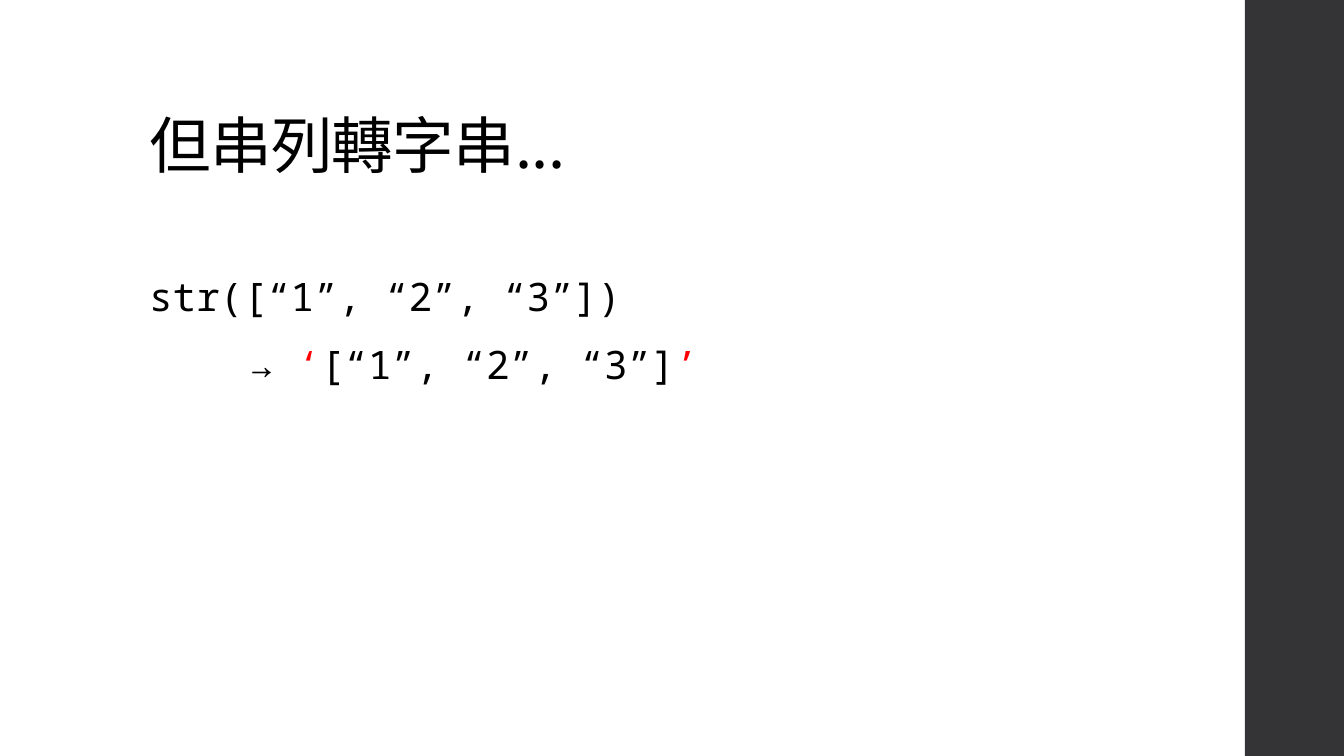
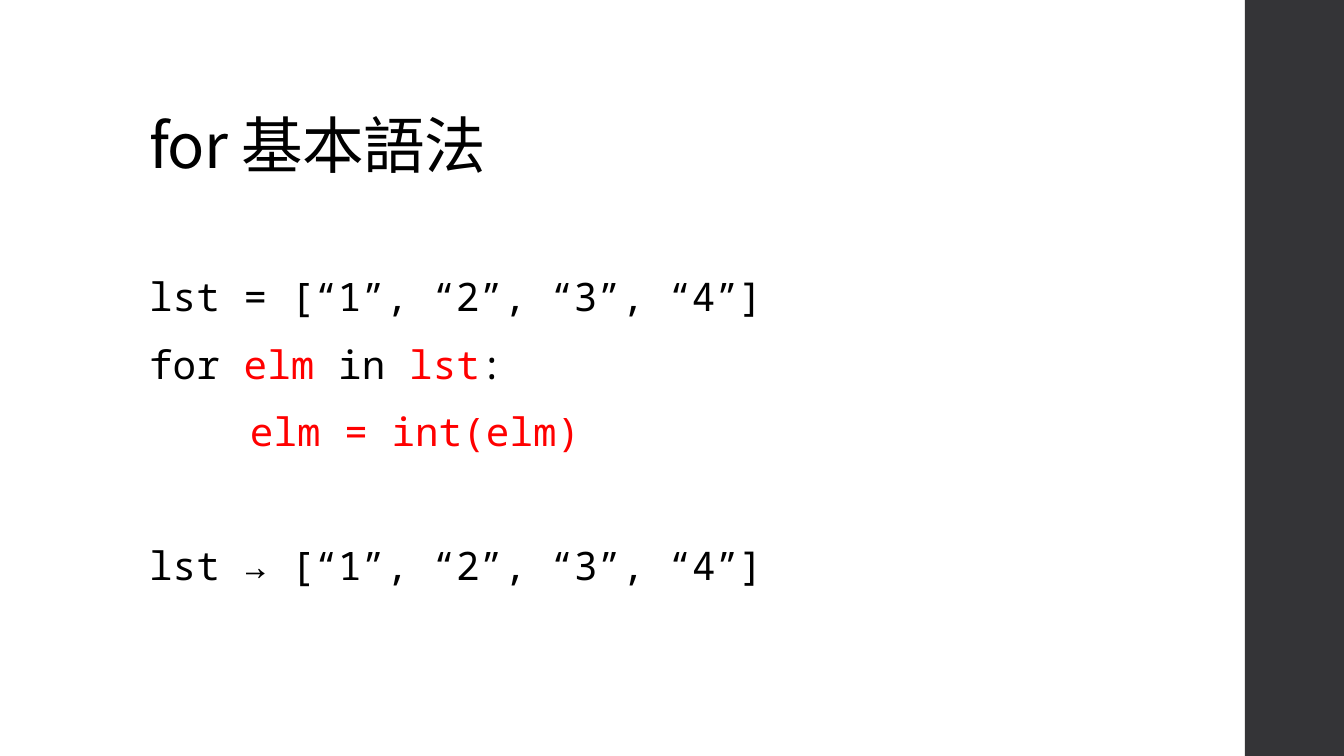
Before and after one commit to an920107/ServiceLearning, a slide deck: slide 56 of Class 4.pptx (slide 45 before the commit). Drawn at 1344x756 pixels with LibreOffice and Linux fonts; fonts in the diff are those of the drawing. Boxes give left, top, right and bottom in pixels: in the first picture for what was removed or moved away, otherwise in the second. Text is boxed around its words. In the diff, an @@ line names an element or a change of style, - is before the commit and + after.

```diff
--- a/Class 4.pptx
+++ b/Class 4.pptx
@@ title at box(149, 116, 485, 173): text changed @@
-但串列轉字串...
+for 基本語法
@@ text at box(149, 281, 762, 587): text changed @@
-str([“1”, “2”, “3”])
-→ ‘[“1”, “2”, “3”]’
+lst = [“1”, “2”, “3”, “4”]
+for elm in lst:
+elm = int(elm)
+lst → [“1”, “2”, “3”, “4”]
```
Also in this commit, not shown: 2 other slides changed, 12 slides added, 1 other file.
